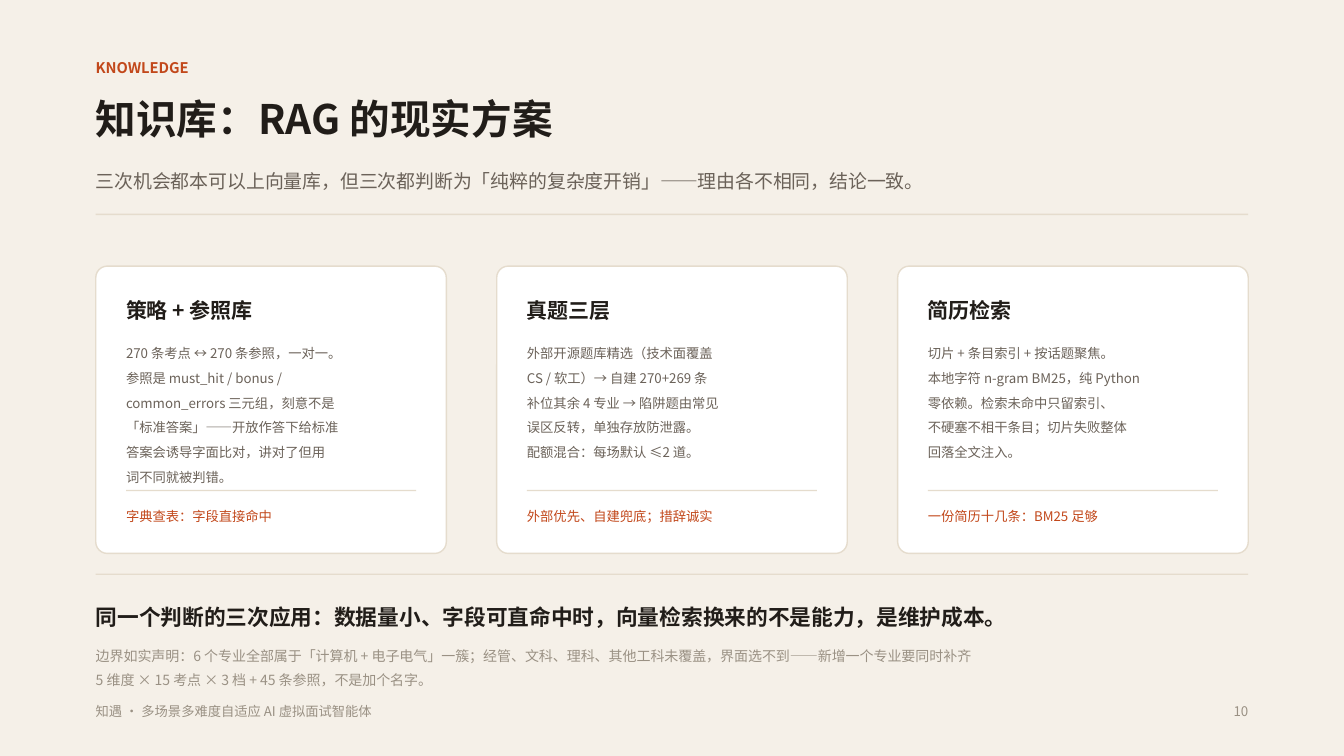
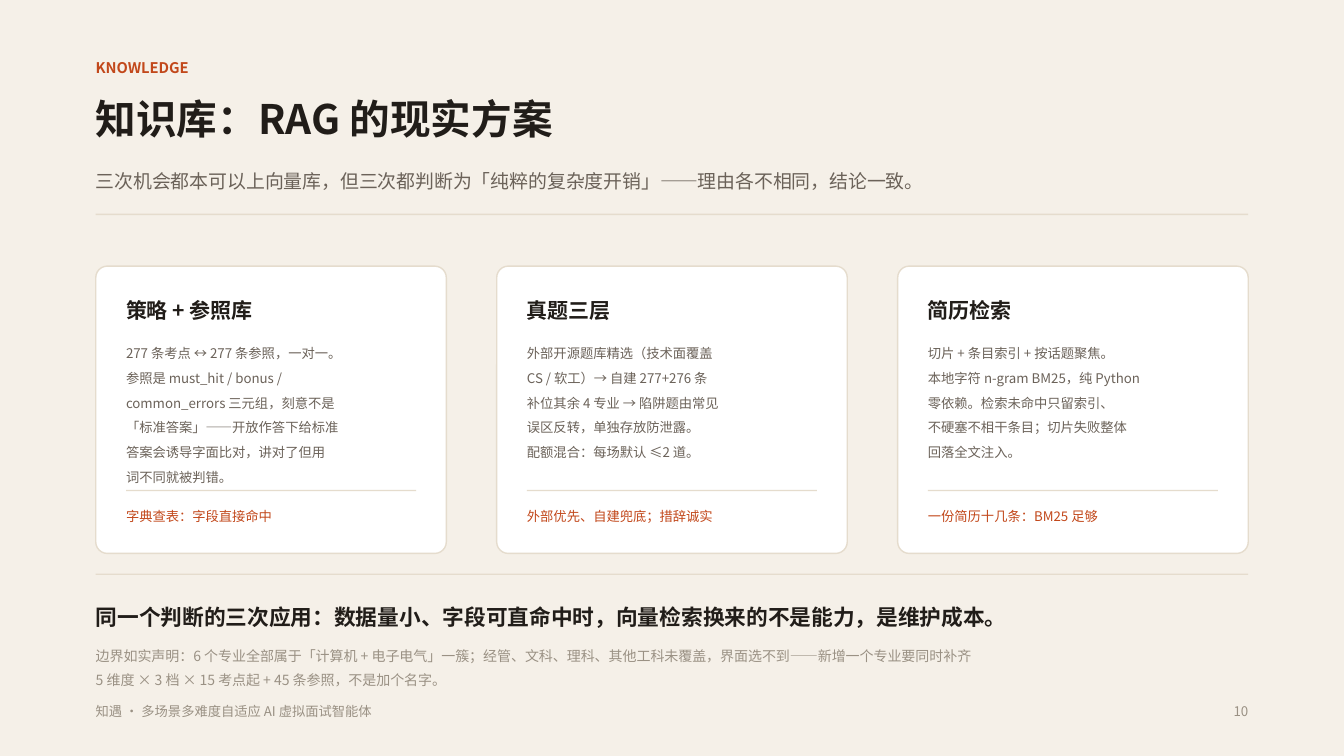
Before and after one commit to shuangxingxi/zhiyu-interview, a slide deck: slide 10 of 知遇-AI虚拟面试官-答辩.pptx. Drawn at 1344x756 pixels with LibreOffice and Linux fonts; fonts in the diff are those of the drawing. Boxes give left, top, right and bottom in pixels: in the first picture for what was removed or moved away, otherwise in the second. Text is boxed around its words. In the diff, an @@ line names an element or a change of style, - is before the commit and + after.

Commit message:
feat(v17): JD 命中考点一键开面试；答辩 PPT 与 README 口径对齐 277

```diff
--- a/知遇-AI虚拟面试官-答辩.pptx
+++ b/知遇-AI虚拟面试官-答辩.pptx
@@ text at (126, 347, 341, 359): text changed @@
-270 条考点 ↔ 270 条参照，一对一。
+277 条考点 ↔ 277 条参照，一对一。
@@ text at (527, 372, 707, 384): text changed @@
-CS / 软工）→ 自建 270+269 条
+CS / 软工）→ 自建 277+276 条
@@ text at (96, 673, 446, 686): text changed @@
-5 维度 × 15 考点 × 3 档 + 45 条参照，不是加个名字。
+5 维度 × 3 档 × 15 考点起 + 45 条参照，不是加个名字。
```
Also in this commit, not shown: 6 other slides changed, 4 other files.
